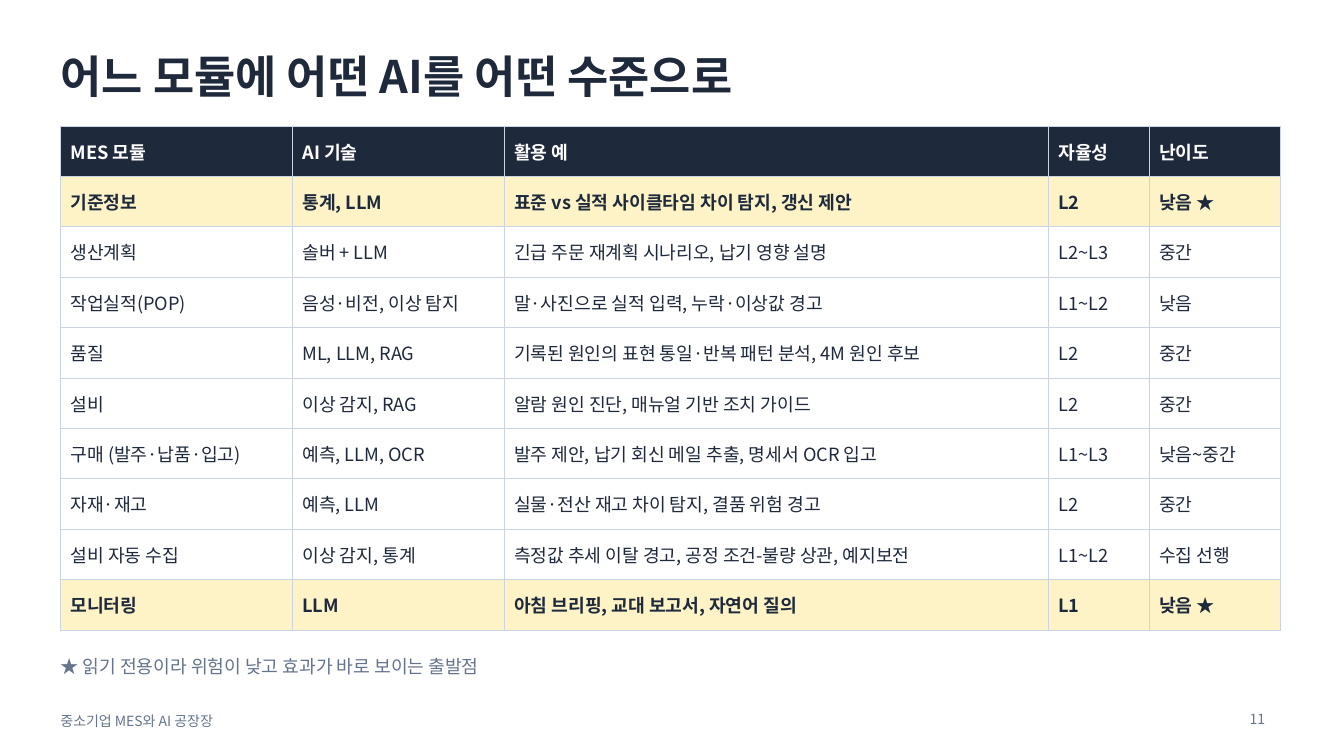
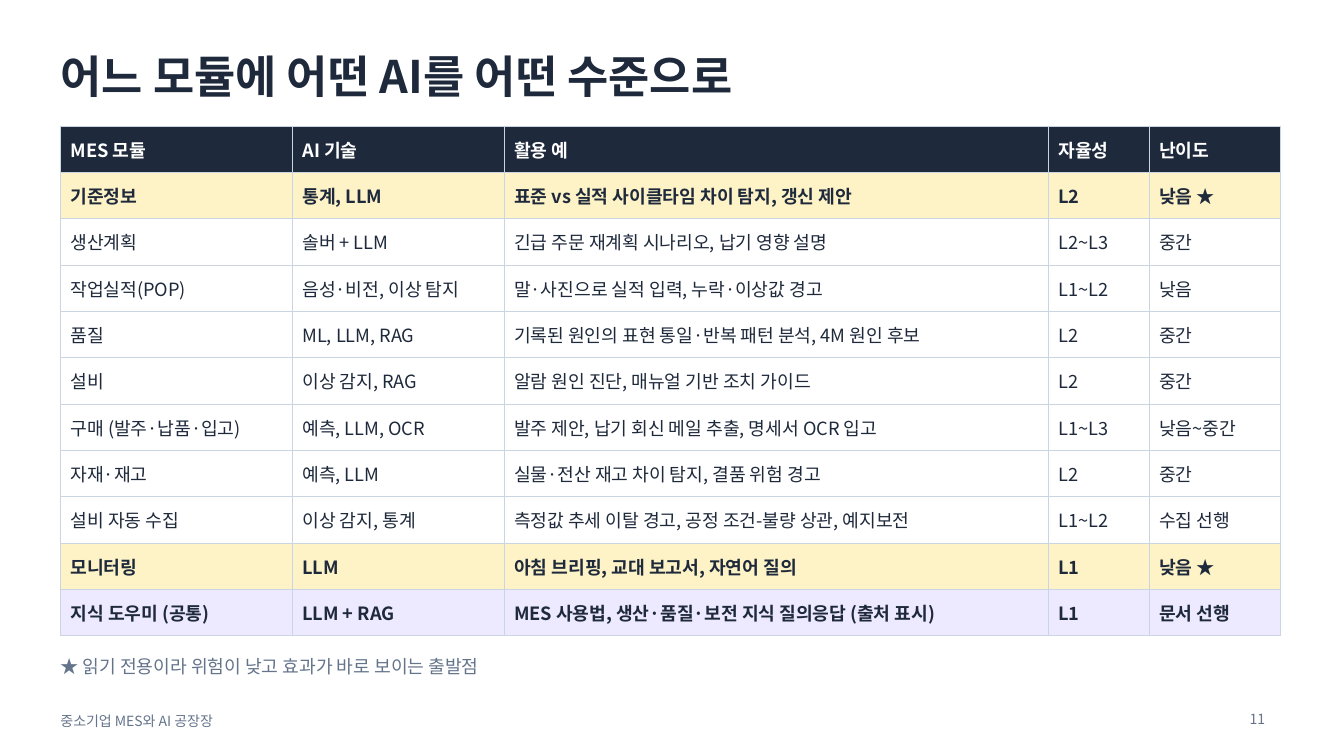
Before and after one commit to lucky-sugar-park/tech-review, a slide deck: slide 11 of lecture/mes-ai-plant-manager.pptx. Drawn at 1344x756 pixels with LibreOffice and Linux fonts; fonts in the diff are those of the drawing. Boxes give left, top, right and bottom in pixels: in the first picture for what was removed or moved away, otherwise in the second. Text is boxed around its words. In the diff, an @@ line names an element or a change of style, - is before the commit and + after.

```diff
--- a/lecture/mes-ai-plant-manager.pptx
+++ b/lecture/mes-ai-plant-manager.pptx
@@ table at (60, 126, 1280, 628) @@
+row 11: 지식 도우미 (공통) | LLM + RAG | MES 사용법, 생산·품질·보전 지식 질의응답 (출처 표시) | L1 | 문서 선행
```
Also in this commit, not shown: 1 slide added, 3 other files.
